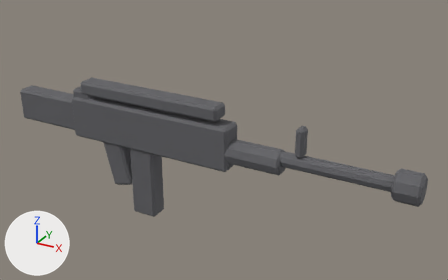
Two versions of the glTF model assets/models/weapons/weapon_rifle.glb, one commit apart.
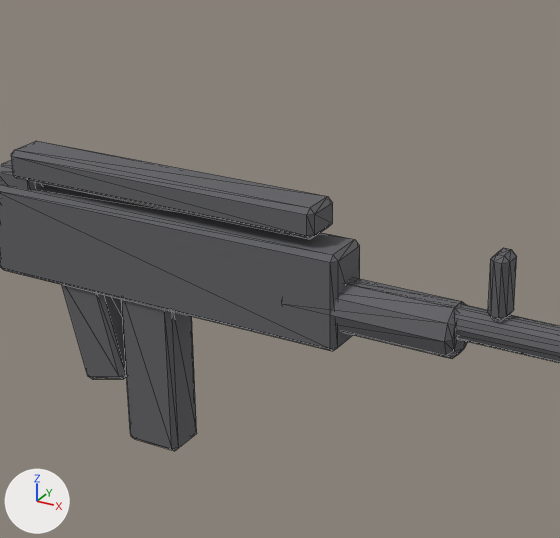
There are two pictures of each version: one whole from a 50 mm lens placed at (0.85, -1.169, 0.599), pointed at (0.181, 0.049, -0.01), one close up on the part from 17% to 73% of the width and 5% to 91% of the height. The axes (+X, +Y, +Z) are drawn at lower left. The lights are the same throughout. The last two pictures show the newer version. The close-ups show mesh edges as thin lines. Vertices at exactly the same position are counted once.

Script lines for the objects in view, before the commit:
```python
me_cube = bpy.data.meshes.new('Cube')
me_cube.from_pydata(...)  # 288 vertices, 536 faces; spans x -0.42..0.67, y -0.035..0.035, z -0.24..0.1
me_cube.materials.append(mat_weapon_rifle)  # dark grey #616165
ob_weapon_rifle = bpy.data.objects.new('weapon_rifle', me_cube)
ob_weapon_rifle.location = (0.0, 0.0, 0.0)
```
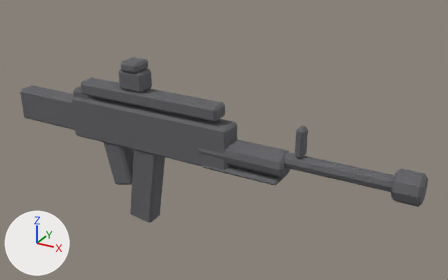
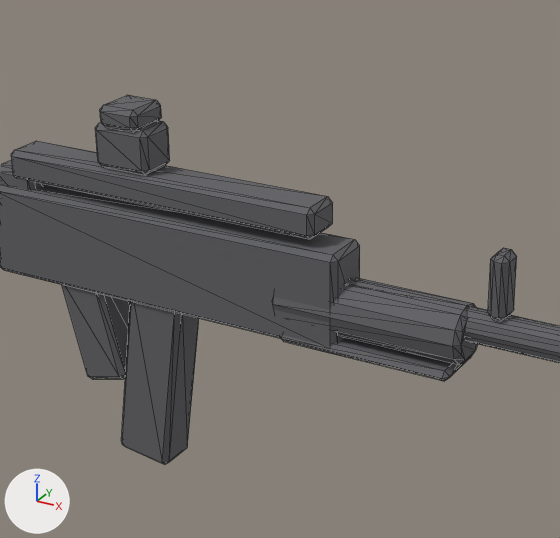
Pixel boxes [x1, y1, x2, y2] of what changed, in the close-ups (560 x 538 px):
'weapon_rifle', reshaped
    before: [0, 141, 560, 451]
    after: [0, 95, 560, 464]
part 1 of me_cube, added
    after: [95, 121, 170, 175]
part 2 of me_cube, rebuilt
    before: [330, 277, 467, 359]
    after: [272, 278, 478, 365]
part 3 of me_cube, rebuilt (7% taller)
    before: [121, 299, 197, 451]
    after: [121, 302, 199, 464]
part 4 of me_cube, added
    after: [100, 95, 161, 132]
part 5 of me_cube, added
    after: [280, 335, 465, 381]

What the commit changed:
me_cube is used by ob_weapon_rifle; location (0.0, 0.0, 0.0).
me_cube had 288 vertices, 536 faces and spanned x -0.42..0.67, y -0.035..0.035, z -0.24..0.1.
me_cube now has 360 vertices, 668 faces and spans x -0.42..0.67, y -0.035..0.035, z -0.263..0.172.
me_cube part 1: the loose piece of 24 vertices spanning x -0.23..-0.17, y -0.023..0.023, z 0.025..0.075 is copied, and the copy is scaled about its middle by (1.19, 1.13, 1), then moved by (0.16, 0.0, 0.075); it spans x -0.075..-0.005, y -0.025..0.025, z 0.1..0.15.
me_cube part 2: the loose piece of 40 vertices spanning x 0.16..0.36, y -0.03..0.03, z -0.039..0.019 is rebuilt with 48 vertices and now spans x 0.15..0.37, y -0.032..0.032, z -0.044..0.02.
me_cube part 3: the loose piece of 24 vertices spanning x -0.055..0.015, y -0.025..0.025, z -0.24..-0.04 is rebuilt with 24 vertices and now spans x -0.069..0.029, y -0.025..0.025, z -0.263..-0.037.
me_cube part 4: a new loose piece of 24 vertices spanning x -0.065..-0.015, y -0.027..0.027, z 0.147..0.172, in mat_weapon_rifle (dark grey #616165).
me_cube part 5: a new loose piece of 16 vertices spanning x 0.16..0.36, y -0.033..0.033, z -0.056..-0.044, in mat_weapon_rifle (dark grey #616165).
